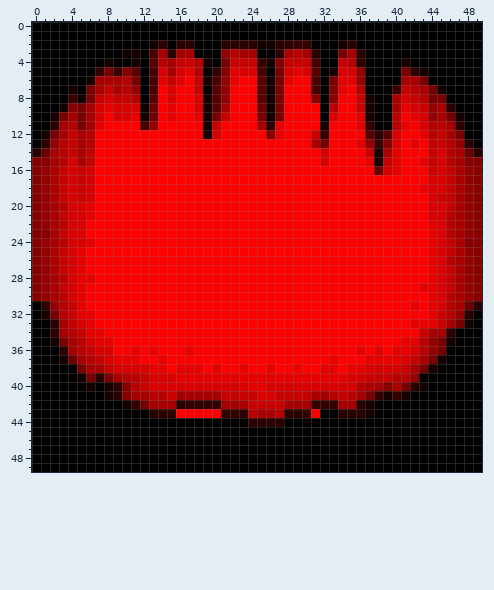
Pixel-art sprite: DD-Community-Jam-#1/Assets/Sprites/RoomMasks/RoomMask2.png. The picture above was drawn from the file before the commit.
The file is 50x50 pixels. Colours within 5 levels of each other are drawn and written as one.
After:
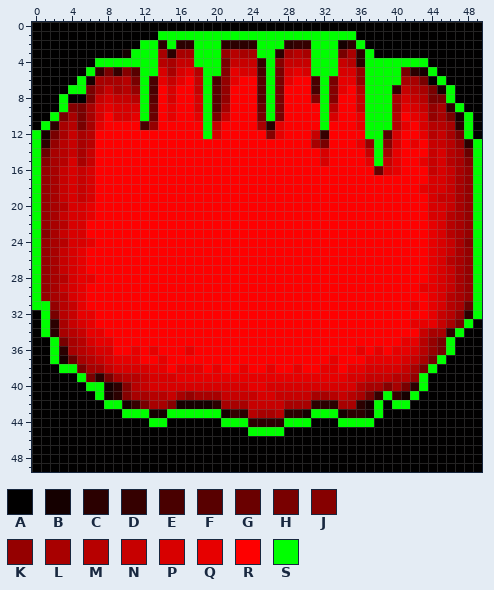
Palette (. is transparent): A #010000  B #150000  C #2b0000  D #350000  E #490000  F #580000  G #6a0000  H #790000  J #860000  K #950000  L #a80000  M #b70000  N #c70000  P #d80000  Q #e70000  R #fe0000  S #00ff00
From the commit log: Added more Boss Room functionality
What changed:
@@ x 0..49 @@
  0 AAAAAAAAAAAAAAAAAAAAAAAAAAAAAAAAAAAAAAAAAAAAAAAAAA
- 1 AAAAAAAAAAAAAAAAAAAAAAAAAAAAAAAAAAAAAAAAAAAAAAAAAA
- 2 AAAAAAAAAAAAABCACCAAACCCCBBCCDDAAABCAAAAAAAAAAAAAA
- 3 AAAAAAAAAABBAELCLLAAAKMLLAACLMLCAAHLCAAAAAAAAAAAAA
- 4 AAAAAAAABAABAFMLNNMBAHNNNDBJNNNEAANMCAAAABAAAAAAAA
- 5 AAAAAAADHDJFAEPLPQMADJQPPEAHPQPFABPPKAAAAHCBAAAAAA
- 6 AAAAAABLLLMHAEQNQRNBEKQRRFBHQRREAHQQKAAAALLHAAAAAA
- 7 AAAABAHLNLMKAERPRRNAFKRRRFBHRRREAJQRMAAADNMLHBAAAA
- 8 AAAADBHNPNNMAFRPRRPBFKRRRFBHRRRJAJRRNBAALPNMHHAAAA
- 9 AAABJHLPQPPPBGRQRRPBFLRRRGBHRRRRAMRRNBAALQPNKLCAAA
-10 AABHLHLPRPPQBGRQRRQBHNRRRHBHRRRRAPRRQBAAMRQPKLHBAA
-11 AACLMHLQRRRREKRRRRRBNRRRRLCQRRRRBRRRQDAAMQRPMMLCAA
-12 ABHLNLMRRRRRRRRRRRRBPRRRRRJQRRRNDRRRRFCFPRRQMNLHAA
-13 ACKMNLMRRRRRRRRRRRRRRRRRRRRRRRRLHRRRQKDJPRQRNNMKCA
-14 CGLMNLNRRRRRRRRRRRRRRRRRRRRRRRRRPRRRRNBLQRRRNPMLGC
-15 JJLMPLNRRRRRRRRRRRRRRRRRRRRRRRRRPRRRRQBNQRRQNPMLJJ
-16 JKLNPNPRRRRRRRRRRRRRRRRRRRRRRRRRRRRRRRGPQRRRNPNLKJ
-17 JKLNPNPRRRRRRRRRRRRRRRRRRRRRRRRRRRRRRRRRRRRRPPNLKJ
-18 JKLNPNPRRRRRRRRRRRRRRRRRRRRRRRRRRRRRRRRRRRRQPPNLKJ
-19 JKLNPNPRRRRRRRRRRRRRRRRRRRRRRRRRRRRRRRRRRRRRPNNLKJ
-20 JKLMPPQRRRRRRRRRRRRRRRRRRRRRRRRRRRRRRRRRRRRRPPNLKJ
-21 JKLNPPQRRRRRRRRRRRRRRRRRRRRRRRRRRRRRRRRRRRRRPPMLKJ
-22 JKLMPPRRRRRRRRRRRRRRRRRRRRRRRRRRRRRRRRRRRRRRQPMLKJ
-23 JJLNPPRRRRRRRRRRRRRRRRRRRRRRRRRRRRRRRRRRRRRRQPMLKJ
-24 JKLMPPQRRRRRRRRRRRRRRRRRRRRRRRRRRRRRRRRRRRRRQPNLJJ
-25 JKLNPQRRRRRRRRRRRRRRRRRRRRRRRRRRRRRRRRRRRRRRQPNLKJ
-26 JKLNPQRRRRRRRRRRRRRRRRRRRRRRRRRRRRRRRRRRRRRRQPMLKJ
-27 JKLNPQRRRRRRRRRRRRRRRRRRRRRRRRRRRRRRRRRRRRRRQPNLKJ
-28 JKLMPQQRRRRRRRRRRRRRRRRRRRRRRRRRRRRRRRRRRRRRQPNLKJ
-29 JKLNPQRRRRRRRRRRRRRRRRRRRRRRRRRRRRRRRRRRRRRQQPNLKJ
-30 JKLMPQRRRRRRRRRRRRRRRRRRRRRRRRRRRRRRRRRRRRRRQPMLKJ
-31 ACKMNQRRRRRRRRRRRRRRRRRRRRRRRRRRRRRRRRRRRRQRQPMLGC
-32 ABHMNQQRRRRRRRRRRRRRRRRRRRRRRRRRRRRRRRRRRRRRQNMKCA
-33 AACLNPQRRRRRRRRRRRRRRRRRRRRRRRRRRRRRRRRRRRQQQNLHBA
-34 AACLMNQQRRRRRRRRRRRRRRRRRRRRRRRRRRRRRRRRRRRNLLCAAA
-35 AABHLMPQQRRRRRRRRRRRRRRRRRRRRRRRRRRRRRRRRQQMKHBAAA
-36 AAACLMNPPRRQRQRRRQRRRRRRRRRRRRRRRRRRQRQRQQPMKHAAAA
-37 AAABGLMNPQQQRRQRRRRRRRRRRRRRRRRRRQRRRQQQQPNLHBAAAA
-38 AAAAAHLLNPPPPQQRQQQRQRRQRRQRRQRRQQRQQPPPPNLHBAAAAA
-39 AAAAABHCHLMMNPPPQQQQQQQQQQQQQQQQQQQPPNNNMMKAAAAAAA
-40 AAAAAABABCJMNPPPPPPPPPPPQQPPPPPPPPPPMLLJLHCBAAAAAA
-41 AAAAAAAABCJLLMMNLLLLLNNNNPPNNNNLLMNMLHDBDBAAAAAAAA
-42 AAAAAAAAAABDHLLLCDDDDLLLNNNNLLLDDDLLCBAAAAAAAAAAAA
-43 AAAAAAAAAAAAACCCRRRRRDDCMLLMCCDRAACCCBAAAAAAAAAAAA
-44 AAAAAAAAAAAAAAAAAAAAAAAACCCCAAAAAAAAAAAAAAAAAAAAAA
-45 AAAAAAAAAAAAAAAAAAAAAAAAAAAAAAAAAAAAAAAAAAAAAAAAAA
+ 1 AAAAAAAAAAAAAASSSSSSSSSSSSSSSSSSSSSSAAAAAAAAAAAAAA
+ 2 AAAAAAAAAAAASSCSCCSSSCCCCSSSCDDSSSBCSAAAAAAAAAAAAA
+ 3 AAAAAAAAAABSSSLCLLSSSKMLLSSCLMLSSSHLCSAAAAAAAAAAAA
+ 4 AAAAAAASSSSSSSMLNNSSSHNNNDSJNNNSSSNMCSSSSSSSAAAAAA
+ 5 AAAAAASDHDJFSSPLPQMSSJQPPESHPQPSSSPPKSSSSHCBSAAAAA
+ 6 AAAAASBLLLMHSEQNQRNSEKQRRFSHQRRESHQQKSSSSLLHASAAAA
+ 7 AAAASSHLNLMKSERPRRNSFKRRRFSHRRRESJQRMSSSDNMLHBSAAA
+ 8 AAASAAHNPNNMSFRPRRPSFKRRRFSHRRRJSJRRNSSSLPNMHHSAAA
+ 9 AAASJHLPQPPPSGRQRRPSFLRRRGSHRRRRSMRRNSSSLQPNKLCSAA
+10 AASHLHLPRPPQSGRQRRQSHNRRRHSHRRRRSPRRQSSSMRQPKLHBSA
+11 ASCLMHLQRRRREKRRRRRSNRRRRLCQRRRRSRRRQSSSMQRPMMLCSA
+12 SBHLNLMRRRRRRRRRRRRSPRRRRRJQRRRNDRRRRSSFPRRQMNLHSA
+13 SCKMNLMRRRRRRRRRRRRRRRRRRRRRRRRLHRRRQKSJPRQRNNMKCS
+14 SGLMNLNRRRRRRRRRRRRRRRRRRRRRRRRRPRRRRNSLQRRRNPMLGS
+15 SJLMPLNRRRRRRRRRRRRRRRRRRRRRRRRRPRRRRQSNQRRQNPMLJS
+16 SKLNPNPRRRRRRRRRRRRRRRRRRRRRRRRRRRRRRRGPQRRRNPNLKS
+17 SKLNPNPRRRRRRRRRRRRRRRRRRRRRRRRRRRRRRRRRRRRRPPNLKS
+18 SKLNPNPRRRRRRRRRRRRRRRRRRRRRRRRRRRRRRRRRRRRQPPNLKS
+19 SKLNPNPRRRRRRRRRRRRRRRRRRRRRRRRRRRRRRRRRRRRRPNNLKS
+20 SKLMPPQRRRRRRRRRRRRRRRRRRRRRRRRRRRRRRRRRRRRRPPNLKS
+21 SKLNPPQRRRRRRRRRRRRRRRRRRRRRRRRRRRRRRRRRRRRRPPMLKS
+22 SKLMPPRRRRRRRRRRRRRRRRRRRRRRRRRRRRRRRRRRRRRRQPMLKS
+23 SJLNPPRRRRRRRRRRRRRRRRRRRRRRRRRRRRRRRRRRRRRRQPMLKS
+24 SKLMPPQRRRRRRRRRRRRRRRRRRRRRRRRRRRRRRRRRRRRRQPNLJS
+25 SKLNPQRRRRRRRRRRRRRRRRRRRRRRRRRRRRRRRRRRRRRRQPNLKS
+26 SKLNPQRRRRRRRRRRRRRRRRRRRRRRRRRRRRRRRRRRRRRRQPMLKS
+27 SKLNPQRRRRRRRRRRRRRRRRRRRRRRRRRRRRRRRRRRRRRRQPNLKS
+28 SKLMPQQRRRRRRRRRRRRRRRRRRRRRRRRRRRRRRRRRRRRRQPNLKS
+29 SKLNPQRRRRRRRRRRRRRRRRRRRRRRRRRRRRRRRRRRRRRQQPNLKS
+30 SKLMPQRRRRRRRRRRRRRRRRRRRRRRRRRRRRRRRRRRRRRRQPMLKS
+31 SSKMNQRRRRRRRRRRRRRRRRRRRRRRRRRRRRRRRRRRRRQRQPMLGS
+32 ASHMNQQRRRRRRRRRRRRRRRRRRRRRRRRRRRRRRRRRRRRRQNMKCS
+33 ASCLNPQRRRRRRRRRRRRRRRRRRRRRRRRRRRRRRRRRRRQQQNLHSA
+34 ASCLMNQQRRRRRRRRRRRRRRRRRRRRRRRRRRRRRRRRRRRNLLCSAA
+35 AASHLMPQQRRRRRRRRRRRRRRRRRRRRRRRRRRRRRRRRQQMKHSAAA
+36 AASCLMNPPRRQRQRRRQRRRRRRRRRRRRRRRRRRQRQRQQPMKHSAAA
+37 AASBGLMNPQQQRRQRRRRRRRRRRRRRRRRRRQRRRQQQQPNLHSAAAA
+38 AAASSHLLNPPPPQQRQQQRQRRQRRQRRQRRQQRQQPPPPNLHSAAAAA
+39 AAAAASHCHLMMNPPPQQQQQQQQQQQQQQQQQQQPPNNNMMKSAAAAAA
+40 AAAAAASSBCJMNPPPPPPPPPPPQQPPPPPPPPPPMLLJLHCSAAAAAA
+41 AAAAAAASBCJLLMMNLKLLLNNNNPPNNNNLLMNMLHDSDBSAAAAAAA
+42 AAAAAAAASSBDHLLJBBBBCLLLNNNNLLLCCCLLCBSASSAAAAAAAA
+43 AAAAAAAAAASSSBBSSSSSSBDCMLLMCCBSSSBCCBSAAAAAAAAAAA
+44 AAAAAAAAAAAAASSAAAAAASSSCCCCSSSAAASSSSAAAAAAAAAAAA
+45 AAAAAAAAAAAAAAAAAAAAAAAASSSSAAAAAAAAAAAAAAAAAAAAAA
 46 AAAAAAAAAAAAAAAAAAAAAAAAAAAAAAAAAAAAAAAAAAAAAAAAAA
Boxes around the changes in both pictures, in picture pixels (x1, y1, x2, y2):
changed: (32, 31, 482, 436)
